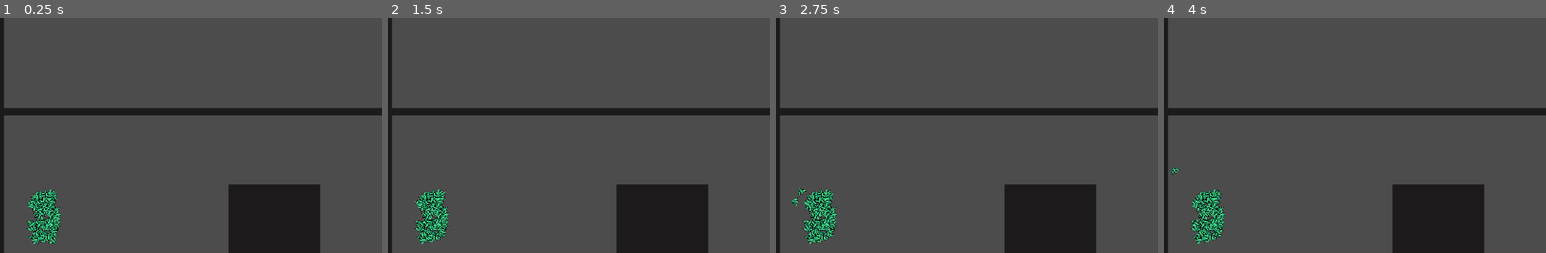
Above: before the commit, frames 1-4 (left to right).
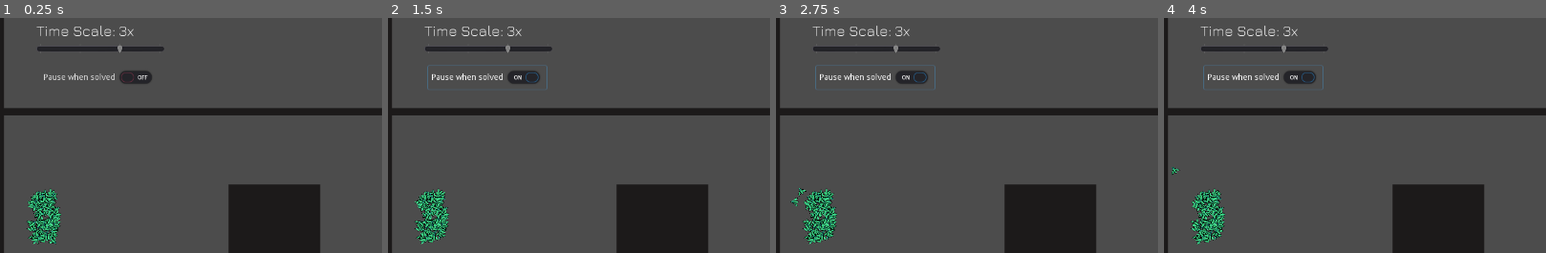
Above: after the commit, the same moments.

Repository: a0x77ry/plasmata
Game: Godot game, scene res://level1.tscn
Two runs of this game, one before a commit and one after it. Both use one fixed random seed, a clock stepped at 60 frames per second and the inputs below.
Inputs (mouse positions are % of the whole screen's width and height, from its top left):
- Up to frame 1 (0.25 s): no input
- Up to frame 2 (1.5 s): click (13, 17) at 0.5 s, where only the run after the commit has a clickable "Pause when solved"
- Up to frame 3 (2.75 s): no input
- Up to frame 4 (4 s): no input
The pictures show only the part of the screen within x 0-50%, y 4-54%; the shares and areas given below are measured in that part.

The runs differ from the first frame. In frame 1, 1.6% of the frame differs, in the area x 9-43%, y 3-29%; in frame 2, 1.8%, in the area x 9-43%, y 3-31%; in frame 3, 1.8%; in frame 4, 1.8%.

Commit message:
Implement pause, time scale slider and 'pause when solved' checkbutton

Diff:
--- a/level1.tscn
+++ b/level1.tscn
@@ -16,11 +16,6 @@
 outline_color = Color( 0.0117647, 0, 0, 1 )
 use_filter = true
 font_data = ExtResource( 1 )
-
-[sub_resource type="Curve2D" id=4]
-_data = {
-"points": PoolVector2Array( 0, 0, 0, 0, 61, 253, 0, 0, 0, 0, 309, 258, 0, 0, 0, 0, 316, 159, 0, 0, 0, 0, 611, 158, 0, 0, 0, 0, 612, 402, 0, 0, 0, 0, 895, 400, 0, 0, 0, 0, 895, 138, 0, 0, 0, 0, 1207, 134, 0, 0, 0, 0, 1209, 363, 0, 0, 0, 0, 1287, 359 )
-}
 
 [sub_resource type="DynamicFont" id=5]
 size = 50
@@ -52,6 +47,24 @@
 corner_radius_bottom_right = 2
 corner_radius_bottom_left = 2
 
+[sub_resource type="StyleBoxFlat" id=9]
+bg_color = Color( 0.184314, 0.0745098, 0.0745098, 0.168627 )
+
+[sub_resource type="DynamicFont" id=10]
+size = 40
+outline_size = 2
+outline_color = Color( 0.0823529, 0.027451, 0.027451, 1 )
+font_data = ExtResource( 1 )
+
+[sub_resource type="DynamicFont" id=11]
+size = 25
+font_data = ExtResource( 1 )
+
+[sub_resource type="Curve2D" id=4]
+_data = {
+"points": PoolVector2Array( 0, 0, 0, 0, 61, 253, 0, 0, 0, 0, 309, 258, 0, 0, 0, 0, 316, 159, 0, 0, 0, 0, 611, 158, 0, 0, 0, 0, 612, 402, 0, 0, 0, 0, 895, 400, 0, 0, 0, 0, 895, 138, 0, 0, 0, 0, 1207, 134, 0, 0, 0, 0, 1209, 363, 0, 0, 0, 0, 1287, 359 )
+}
+
 [node name="Level1" type="Node2D" groups=["level"]]
 position = Vector2( -1, 100 )
 script = ExtResource( 3 )
@@ -132,13 +145,17 @@
 one_shot = true
 autostart = true
 
-[node name="Countdown" type="HBoxContainer" parent="."]
+[node name="UI" type="Control" parent="."]
+margin_right = 40.0
+margin_bottom = 40.0
+
+[node name="Countdown" type="HBoxContainer" parent="UI"]
 margin_left = 992.0
 margin_top = 470.0
 margin_right = 1238.0
 margin_bottom = 522.0
 
-[node name="TimeLeft" type="Label" parent="Countdown"]
+[node name="TimeLeft" type="Label" parent="UI/Countdown"]
 margin_top = 8.0
 margin_right = 122.0
 margin_bottom = 43.0
@@ -147,7 +164,7 @@
 align = 1
 valign = 1
 
-[node name="Time" type="Label" parent="Countdown"]
+[node name="Time" type="Label" parent="UI/Countdown"]
 margin_left = 126.0
 margin_top = 8.0
 margin_right = 158.0
@@ -157,17 +174,17 @@
 align = 1
 valign = 1
 
-[node name="Statistics" type="VBoxContainer" parent="."]
+[node name="Statistics" type="VBoxContainer" parent="UI"]
 margin_left = 41.0
 margin_top = 472.0
 margin_right = 310.0
 margin_bottom = 688.0
 
-[node name="GenCounter" type="HBoxContainer" parent="Statistics"]
+[node name="GenCounter" type="HBoxContainer" parent="UI/Statistics"]
 margin_right = 269.0
 margin_bottom = 35.0
 
-[node name="Generation" type="Label" parent="Statistics/GenCounter"]
+[node name="Generation" type="Label" parent="UI/Statistics/GenCounter"]
 margin_right = 156.0
 margin_bottom = 35.0
 custom_fonts/font = SubResource( 3 )
@@ -175,7 +192,7 @@
 align = 1
 valign = 1
 
-[node name="GenNumber" type="Label" parent="Statistics/GenCounter"]
+[node name="GenNumber" type="Label" parent="UI/Statistics/GenCounter"]
 margin_left = 160.0
 margin_right = 176.0
 margin_bottom = 35.0
@@ -184,12 +201,12 @@
 align = 1
 valign = 1
 
-[node name="Genomes" type="HBoxContainer" parent="Statistics"]
+[node name="Genomes" type="HBoxContainer" parent="UI/Statistics"]
 margin_top = 39.0
 margin_right = 269.0
 margin_bottom = 74.0
 
-[node name="GenomesText" type="Label" parent="Statistics/Genomes"]
+[node name="GenomesText" type="Label" parent="UI/Statistics/Genomes"]
 margin_right = 136.0
 margin_bottom = 35.0
 custom_fonts/font = SubResource( 3 )
@@ -197,7 +214,7 @@
 align = 1
 valign = 1
 
-[node name="GenomesNumber" type="Label" parent="Statistics/Genomes"]
+[node name="GenomesNumber" type="Label" parent="UI/Statistics/Genomes"]
 margin_left = 140.0
 margin_right = 169.0
 margin_bottom = 35.0
@@ -206,12 +223,12 @@
 align = 1
 valign = 1
 
-[node name="Species" type="HBoxContainer" parent="Statistics"]
+[node name="Species" type="HBoxContainer" parent="UI/Statistics"]
 margin_top = 78.0
 margin_right = 269.0
 margin_bottom = 113.0
 
-[node name="SpeciesText" type="Label" parent="Statistics/Species"]
+[node name="SpeciesText" type="Label" parent="UI/Statistics/Species"]
 margin_right = 118.0
 margin_bottom = 35.0
 custom_fonts/font = SubResource( 3 )
@@ -219,7 +236,7 @@
 align = 1
 valign = 1
 
-[node name="SpeciesNum" type="Label" parent="Statistics/Species"]
+[node name="SpeciesNum" type="Label" parent="UI/Statistics/Species"]
 margin_left = 122.0
 margin_right = 137.0
 margin_bottom = 35.0
@@ -228,15 +245,12 @@
 align = 1
 valign = 1
 
-[node name="Path2D" type="Path2D" parent="."]
-curve = SubResource( 4 )
-
-[node name="SolvedMessage" type="Control" parent="."]
+[node name="SolvedMessage" type="Control" parent="UI"]
 visible = false
 margin_right = 40.0
 margin_bottom = 40.0
 
-[node name="HBox" type="HBoxContainer" parent="SolvedMessage"]
+[node name="HBox" type="HBoxContainer" parent="UI/SolvedMessage"]
 margin_left = 16.0
 margin_top = -37.0
 margin_right = 1296.0
@@ -244,13 +258,13 @@
 custom_constants/separation = 40
 alignment = 1
 
-[node name="SolvedMessage" type="HBoxContainer" parent="SolvedMessage/HBox"]
+[node name="SolvedMessage" type="HBoxContainer" parent="UI/SolvedMessage/HBox"]
 margin_left = 477.0
 margin_right = 649.0
 margin_bottom = 116.0
 alignment = 2
 
-[node name="Solved" type="Label" parent="SolvedMessage/HBox/SolvedMessage"]
+[node name="Solved" type="Label" parent="UI/SolvedMessage/HBox/SolvedMessage"]
 margin_top = 28.0
 margin_right = 172.0
 margin_bottom = 88.0
@@ -258,13 +272,13 @@
 custom_fonts/font = SubResource( 5 )
 text = "Solved!"
 
-[node name="BestTime" type="VBoxContainer" parent="SolvedMessage/HBox"]
+[node name="BestTime" type="VBoxContainer" parent="UI/SolvedMessage/HBox"]
 margin_left = 689.0
 margin_right = 802.0
 margin_bottom = 116.0
 alignment = 1
 
-[node name="BestTime" type="Label" parent="SolvedMessage/HBox/BestTime"]
+[node name="BestTime" type="Label" parent="UI/SolvedMessage/HBox/BestTime"]
 margin_top = 19.0
 margin_right = 113.0
 margin_bottom = 50.0
@@ -272,19 +286,19 @@
 custom_fonts/font = SubResource( 6 )
 text = "Best time:"
 
-[node name="HBox" type="HBoxContainer" parent="SolvedMessage/HBox/BestTime"]
+[node name="HBox" type="HBoxContainer" parent="UI/SolvedMessage/HBox/BestTime"]
 margin_top = 54.0
 margin_right = 113.0
 margin_bottom = 96.0
 
-[node name="Time" type="Label" parent="SolvedMessage/HBox/BestTime/HBox"]
+[node name="Time" type="Label" parent="UI/SolvedMessage/HBox/BestTime/HBox"]
 margin_right = 79.0
 margin_bottom = 42.0
 custom_colors/font_color = Color( 0.843137, 0.772549, 0.764706, 1 )
 custom_fonts/font = SubResource( 7 )
 text = "15.22"
 
-[node name="WinningColor" type="Panel" parent="SolvedMessage/HBox/BestTime/HBox"]
+[node name="WinningColor" type="Panel" parent="UI/SolvedMessage/HBox/BestTime/HBox"]
 margin_left = 83.0
 margin_right = 113.0
 margin_bottom = 42.0
@@ -292,5 +306,74 @@
 size_flags_vertical = 3
 custom_styles/panel = SubResource( 8 )
 
+[node name="Pause" type="Control" parent="UI"]
+visible = false
+margin_right = 40.0
+margin_bottom = 40.0
+
+[node name="PausePanel" type="Panel" parent="UI/Pause"]
+margin_left = 2.0
+margin_top = -100.0
+margin_right = 1301.0
+margin_bottom = 697.0
+custom_styles/panel = SubResource( 9 )
+
+[node name="PauseMessage" type="Label" parent="UI/Pause"]
+margin_left = 5.0
+margin_top = -98.0
+margin_right = 1296.0
+margin_bottom = 702.0
+custom_colors/font_color = Color( 0.564706, 0.117647, 0.117647, 1 )
+custom_fonts/font = SubResource( 10 )
+text = "Pause
+Press space to start"
+align = 1
+valign = 1
+percent_visible = -0.0454545
+
+[node name="TimeScale" type="VBoxContainer" parent="UI"]
+margin_left = 63.0
+margin_top = -82.0
+margin_right = 281.0
+margin_bottom = 13.0
+custom_constants/separation = 8
+alignment = 1
+
+[node name="TimeScaleLabel" type="Label" parent="UI/TimeScale"]
+margin_top = 20.0
+margin_right = 218.0
+margin_bottom = 51.0
+custom_fonts/font = SubResource( 11 )
+text = "Time Scale: 3x"
+valign = 1
+
+[node name="FFSlider" type="HSlider" parent="UI/TimeScale"]
+margin_top = 59.0
+margin_right = 218.0
+margin_bottom = 75.0
+min_value = 1.0
+max_value = 4.0
+value = 3.0
+tick_count = 4
+ticks_on_borders = true
+
+[node name="PauseWhenSolved" type="HBoxContainer" parent="UI"]
+margin_left = 38.0
+margin_top = 14.0
+margin_right = 302.0
+margin_bottom = 54.0
+alignment = 1
+
+[node name="CheckButton" type="CheckButton" parent="UI/PauseWhenSolved"]
+margin_left = 31.0
+margin_right = 233.0
+margin_bottom = 40.0
+text = "Pause when solved"
+
+[node name="Path2D" type="Path2D" parent="."]
+curve = SubResource( 4 )
+
 [connection signal="body_entered" from="FinishLine" to="." method="_on_FinishLine_body_entered"]
 [connection signal="timeout" from="Timer" to="." method="_on_Timer_timeout"]
+[connection signal="value_changed" from="UI/TimeScale/FFSlider" to="." method="_on_FFSlider_value_changed"]
+[connection signal="toggled" from="UI/PauseWhenSolved/CheckButton" to="." method="_on_CheckButton_toggled"]
--- a/scripts/level1.gd
+++ b/scripts/level1.gd
@@ -4,20 +4,25 @@
 
 onready var spawning_area = get_node("SpawningArea")
 onready var timer = get_node("Timer")
-onready var countdown = get_node("Countdown/Time")
-onready var gen_counter = get_node("Statistics/GenCounter/GenNumber")
-onready var genome_counter = get_node("Statistics/Genomes/GenomesNumber")
-onready var species_counter = get_node("Statistics/Species/SpeciesNum")
+onready var countdown = get_node("UI/Countdown/Time")
+onready var gen_counter = get_node("UI/Statistics/GenCounter/GenNumber")
+onready var genome_counter = get_node("UI/Statistics/Genomes/GenomesNumber")
+onready var species_counter = get_node("UI/Statistics/Species/SpeciesNum")
 onready var curve = get_node("Path2D").curve
-onready var solved_message_box = get_node("SolvedMessage")
-onready var solved_best_time = get_node("SolvedMessage/HBox/BestTime/HBox/Time")
-onready var winning_color_panel = get_node("SolvedMessage/HBox/BestTime/HBox/WinningColor").get_stylebox("panel")
+onready var solved_message_box = get_node("UI/SolvedMessage")
+onready var solved_best_time = get_node("UI/SolvedMessage/HBox/BestTime/HBox/Time")
+onready var winning_color_panel = get_node("UI/SolvedMessage/HBox/BestTime/HBox/WinningColor").get_stylebox("panel")
+onready var pause_message = get_node("UI/Pause")
+onready var time_scale_label = get_node("UI/TimeScale/TimeScaleLabel")
+onready var FF_slider = get_node("UI/TimeScale/FFSlider")
+onready var pause_when_solved_button = get_node("UI/PauseWhenSolved/CheckButton")
 
 var population
 var number_of_agents
 var agents = []
 var agents_alive = []
 var best_time = INF
+var do_pause_when_solved
 
 var input_names = [
   "rotation",
@@ -38,6 +43,7 @@
 func _ready():
   randomize()
   init_population()
+  do_pause_when_solved = pause_when_solved_button.pressed
 
 
 func _process(_delta):
@@ -114,6 +120,13 @@
     add_child(agent)
 
 
+func pause(is_paused):
+  if is_paused:
+    pause_message.visible = true
+  else:
+    pause_message.visible = false
+
+
 func _on_FinishLine_body_entered(body:Node):
   if body.is_in_group("agents"):
     var agent = body as Node2D
@@ -124,7 +137,18 @@
       best_time = time
       solved_best_time.text = String("%.2f" % time)
       winning_color_panel.bg_color = agent.genome.tint
+    if do_pause_when_solved:
+      Main.pause()
 
 
 func _on_Timer_timeout():
   change_generation()
+
+
+func _on_CheckButton_toggled(button_pressed):
+  do_pause_when_solved = button_pressed
+
+
+func _on_FFSlider_value_changed(value):
+  Main.change_time_scale(value)
+  time_scale_label.text = "Time Scale: %sx" % value
--- a/scripts/main.gd
+++ b/scripts/main.gd
@@ -1,9 +1,11 @@
 extends Node2D
 
+const TIME_SCALE = 3
 const Population = preload("res://scripts/population.gd")
 
 var level
 var init_rot = rand_range(-PI, PI)
+var is_paused = false
 
 
 func _ready():
@@ -11,5 +13,25 @@
   get_level()
 
 
+func _process(_delta):
+  if Input.is_action_just_pressed("ui_accept"):
+    pause()
+
+
 func get_level():
   level = get_tree().get_nodes_in_group("level")[0]
+
+
+func pause():
+  if is_paused:
+    Engine.time_scale = 3
+    is_paused = false
+    level.pause(false)
+  else:
+    Engine.time_scale = 0
+    is_paused = true
+    level.pause(true)
+
+
+func change_time_scale(ts):
+  Engine.time_scale = ts
--- a/scripts/population.gd
+++ b/scripts/population.gd
@@ -107,15 +107,17 @@
   fill_parent_genomes()
 
 func distribute_parents(total_parents):
-  # var parents_num_remainder = 0.0
+  var parents_num_remainder = 0.0
+  for sp in species:
+    sp.parent_genomes = []
   for sp in species:
     sp.population_fraction = sp.total_adjusted_fitness / all_species_adj_fitness
     var real_p_num = sp.population_fraction * total_parents
-    # parents_num_remainder += real_p_num - floor(real_p_num)
-    var parents_number = int(round(real_p_num))
+    parents_num_remainder += real_p_num - floor(real_p_num)
+    var parents_number = int(floor(real_p_num))
     sp.select_in_species(parents_number)
-  # if parents_num_remainder > 1.0:
-  #   distribute_parents(parents_num_remainder)
+  if parents_num_remainder >= 1.0:
+    distribute_parents(parents_num_remainder)
 
 func calculate_all_species_adj_fitness():
   all_species_adj_fitness = 0.0
@@ -128,15 +130,10 @@
   for sp in species:
     if sp.parent_genomes.size() == 0 || sp.members.size() == 0:
       species_to_erase.append(sp)
-  if species_to_erase.size() == species.size():
-    breakpoint
-  if species_to_erase.size() > 1:
-    print("Species to erase: %s" % species_to_erase.size())
   for sp_to_erase in species_to_erase:
-    if species.size() > 0:
-      for member in sp_to_erase.members:
-        member.gen_num = -1
-      species.erase(sp_to_erase) # remove any species with zero members or parent members
+    for member in sp_to_erase.members:
+      member.gen_num = -1
+    species.erase(sp_to_erase) # remove any species with zero members or parent members
 
 func fill_parent_genomes():
   var species_with_parent_genomes_left := false
--- a/scripts/species.gd
+++ b/scripts/species.gd
@@ -57,7 +57,7 @@
 
   # Calculate the number of parents for each species
   members.sort_custom(GenomeSorter, "sort_ascenting")
-  parent_genomes = []
+  # parent_genomes = []
   if members.size() == 0:
     parents_number = 0
   # Add the last (best performing) genomes of the species or random
Not shown, changed: export_presets.cfg
Not shown: 1 places in level1.tscn that only renumber resources
